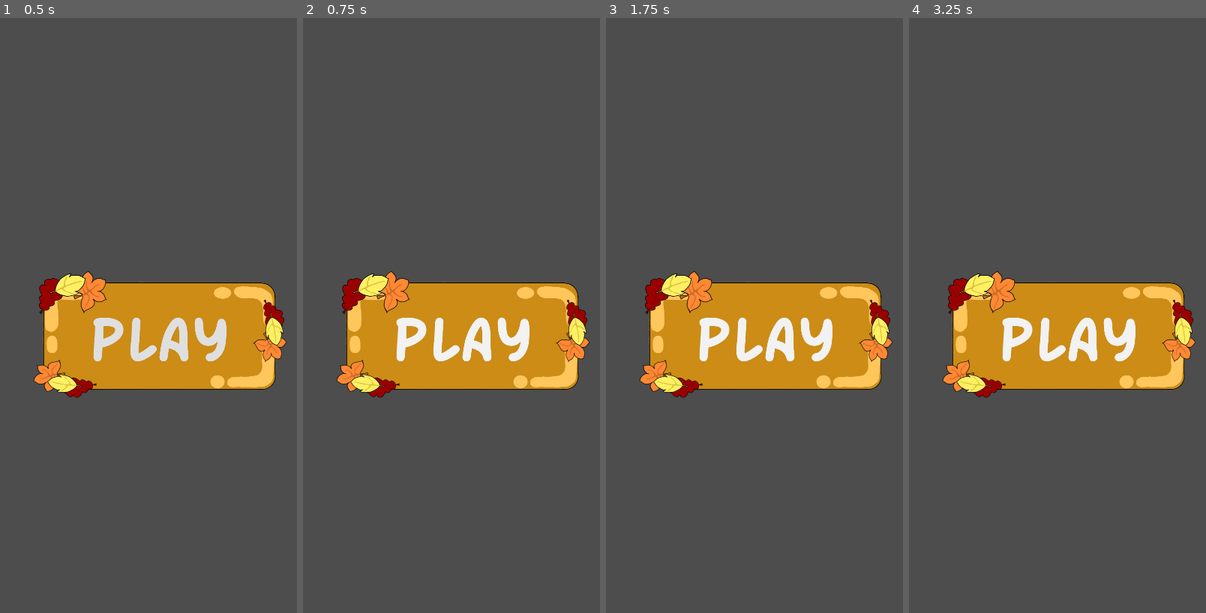
Above: before the commit, frames 1-4 (left to right).
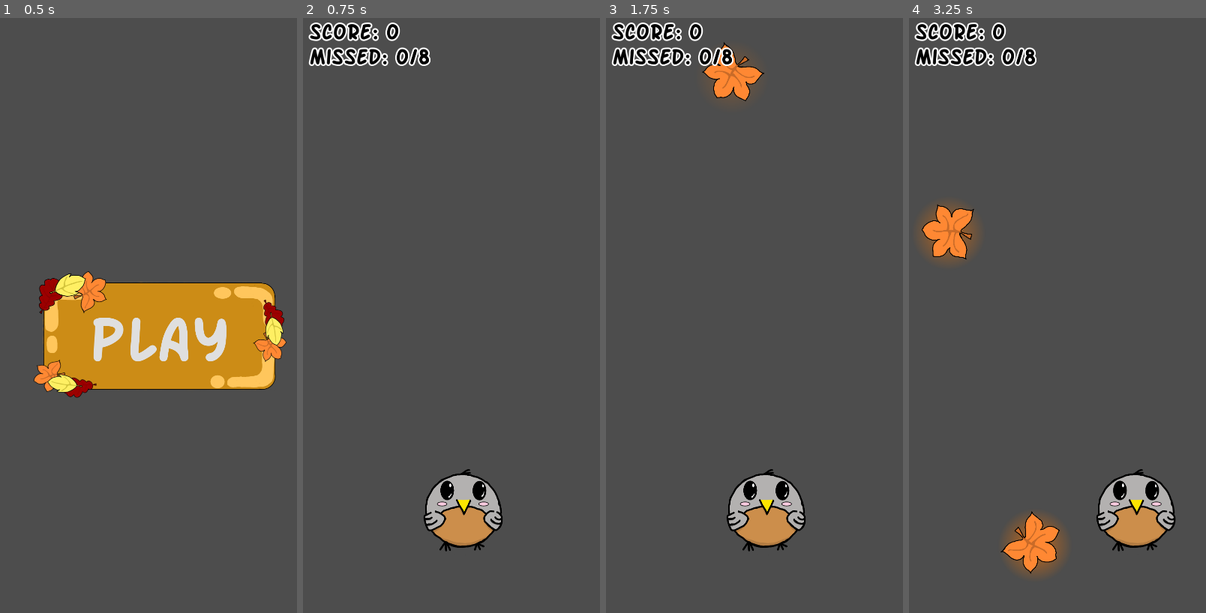
Above: after the commit, the same moments.

Repository: ezhor/Bird-Fall
Game: Godot game, scene res://Scenes/main.tscn
The game is run twice, just before and just after one commit, with the same random seed, the same clock (stepped at 60 frames per second) and the same inputs.
Inputs (mouse positions are in pixels of both pictures, inside the frame that each line leads up to):
- Up to frame 1 (0.5 s): no input
- Up to frame 2 (0.75 s): click "Play" at 0.5 s
- Up to frame 3 (1.75 s): click (766, 333) at 1.25 s, where only the run before the commit has a clickable "Play"
- Up to frame 4 (3.25 s): click (1069, 333) at 2 s, where only the run before the commit has a clickable "Play"; move the mouse to (1134, 285) at 2.77 s

Frame 1 is identical in both runs. In frame 2, 19% of the frame differs, in the area x 1-97%, y 0-90%; in frame 3, 20%; in frame 4, 22%, in the area x 1-97%, y 0-94%.

Commit message:
Game over logic

Diff:
--- a/Scenes/Objects/drop.tscn
+++ b/Scenes/Objects/drop.tscn
@@ -2,6 +2,7 @@
 
 [ext_resource type="Script" uid="uid://cx65vfpwri6yo" path="res://Scripts/Drop.gd" id="1_ldrpx"]
 [ext_resource type="Texture2D" uid="uid://bbo0iwn8ggb85" path="res://Sprites/particle_radial.png" id="2_3imfo"]
+[ext_resource type="PackedScene" uid="uid://sydm08ny7jtd" path="res://Scenes/game_over.tscn" id="2_hd771"]
 [ext_resource type="Texture2D" uid="uid://c8iyxpyguucww" path="res://Sprites/leaf_orange.png" id="2_ldrpx"]
 [ext_resource type="Texture2D" uid="uid://c4vgdq6v3242y" path="res://Sprites/snowflake.png" id="2_sgniw"]
 [ext_resource type="Texture2D" uid="uid://bdpoteq2x3onm" path="res://Sprites/leaf_yellow.png" id="3_sgniw"]
@@ -15,6 +16,7 @@
 speed = 1000
 destroy_limit = 2000
 snowflake_probability = 10.0
+game_over_scene = ExtResource("2_hd771")
 glow_delay = 0.3
 glow = NodePath("Glow")
 sprite = NodePath("Leaf")
--- a/Scenes/game.tscn
+++ b/Scenes/game.tscn
@@ -7,6 +7,7 @@
 [ext_resource type="FontFile" uid="uid://1a4cg51d2wmx" path="res://Fonts/SF_Arch_Rival_Bold.ttf" id="5_1l0tm"]
 [ext_resource type="Script" uid="uid://byly63mndi1p1" path="res://Scripts/Score.gd" id="5_wowpa"]
 [ext_resource type="Script" uid="uid://d33qmdg7dxhce" path="res://Scripts/Missed.gd" id="6_i6g32"]
+[ext_resource type="PackedScene" uid="uid://sydm08ny7jtd" path="res://Scenes/game_over.tscn" id="8_v158k"]
 
 [sub_resource type="CircleShape2D" id="CircleShape2D_uwtqh"]
 radius = 111.0045
@@ -57,3 +58,4 @@
 label_settings = SubResource("LabelSettings_3dryh")
 script = ExtResource("6_i6g32")
 max_missed = 8
+game_over_scene = ExtResource("8_v158k")
--- /dev/null
+++ b/Scenes/game_over.tscn
@@ -0,0 +1,25 @@
+[gd_scene format=3 uid="uid://sydm08ny7jtd"]
+
+[ext_resource type="FontFile" uid="uid://1a4cg51d2wmx" path="res://Fonts/SF_Arch_Rival_Bold.ttf" id="1_eoghk"]
+[ext_resource type="Texture2D" uid="uid://ckjunflr4ba7j" path="res://Sprites/button_background.png" id="2_14u15"]
+[ext_resource type="Script" uid="uid://cdpmeyieh3k3l" path="res://Scripts/LoadSceneButton.gd" id="3_j3ryr"]
+[ext_resource type="PackedScene" uid="uid://saboc8h5ll5" path="res://Scenes/game.tscn" id="4_rjluv"]
+
+[node name="Main" type="Node2D" unique_id=577748787]
+
+[node name="PlayButton" type="Button" parent="." unique_id=329019530]
+offset_left = 109.0
+offset_top = 819.0
+offset_right = 1141.0
+offset_bottom = 1339.0
+scale = Vector2(0.8, 0.8)
+theme_override_fonts/font = ExtResource("1_eoghk")
+theme_override_font_sizes/font_size = 250
+text = "Play"
+icon = ExtResource("2_14u15")
+flat = true
+icon_alignment = 1
+script = ExtResource("3_j3ryr")
+scene = ExtResource("4_rjluv")
+
+[connection signal="button_down" from="PlayButton" to="PlayButton" method="_on_button_down"]
--- a/Scenes/main.tscn
+++ b/Scenes/main.tscn
@@ -3,6 +3,7 @@
 [ext_resource type="FontFile" uid="uid://1a4cg51d2wmx" path="res://Fonts/SF_Arch_Rival_Bold.ttf" id="1_8gbba"]
 [ext_resource type="Texture2D" uid="uid://ckjunflr4ba7j" path="res://Sprites/button_background.png" id="2_jjvhh"]
 [ext_resource type="Script" uid="uid://cdpmeyieh3k3l" path="res://Scripts/LoadSceneButton.gd" id="3_kry3j"]
+[ext_resource type="PackedScene" uid="uid://saboc8h5ll5" path="res://Scenes/game.tscn" id="4_jjvhh"]
 
 [node name="Main" type="Node2D" unique_id=577748787]
 
@@ -19,5 +20,6 @@
 flat = true
 icon_alignment = 1
 script = ExtResource("3_kry3j")
+scene = ExtResource("4_jjvhh")
 
 [connection signal="button_down" from="PlayButton" to="PlayButton" method="_on_button_down"]
--- a/Scripts/Drop.gd
+++ b/Scripts/Drop.gd
@@ -4,6 +4,7 @@
 @export var speed: int
 @export var destroy_limit: int
 @export_range(0, 100) var snowflake_probability
+@export var game_over_scene: PackedScene
 
 @export_group("Glow")
 @export var glow_delay: float
@@ -57,6 +58,8 @@
 
 func _on_area_entered(body: Node2D) -> void:
 	if body.name == "Player":
-		if not snowflake_mode:
+		if snowflake_mode:
+			get_tree().change_scene_to_packed(game_over_scene)
+		else:
 			Score.INSTANCE.increase_score()
 			queue_free()
--- a/Scripts/Missed.gd
+++ b/Scripts/Missed.gd
@@ -2,8 +2,9 @@
 class_name Missed
 
 @export var max_missed: int
+@export var game_over_scene: PackedScene
 
-static var INSTANCE
+static var INSTANCE: Missed
 
 var missed: int
 
@@ -16,6 +17,8 @@
 func increase_missed() -> void:
 	missed += 1
 	update_label()
+	if missed >= max_missed:
+		get_tree().change_scene_to_packed(game_over_scene)
 
 func update_label() -> void:
 	text = "Missed: %d/%d" % [missed, max_missed]
--- a/Scripts/Score.gd
+++ b/Scripts/Score.gd
@@ -1,7 +1,7 @@
 extends Label
 class_name Score
 
-static var INSTANCE
+static var INSTANCE: Score
 
 var score: int
 
